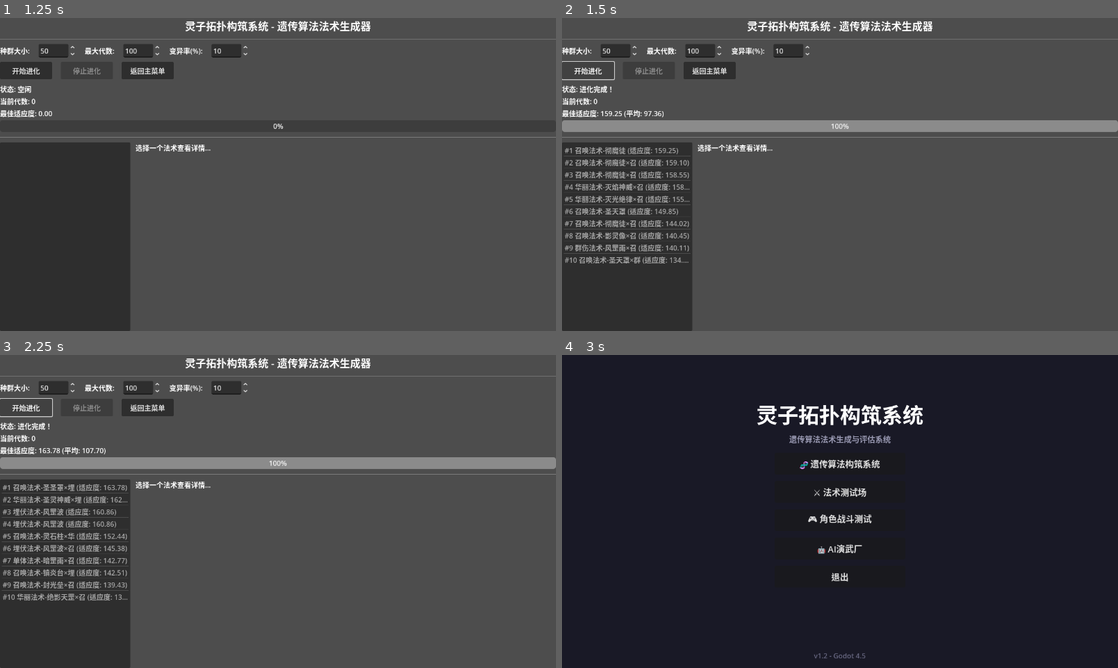
Above: before the commit, frames 1-4 (two rows, left to right).
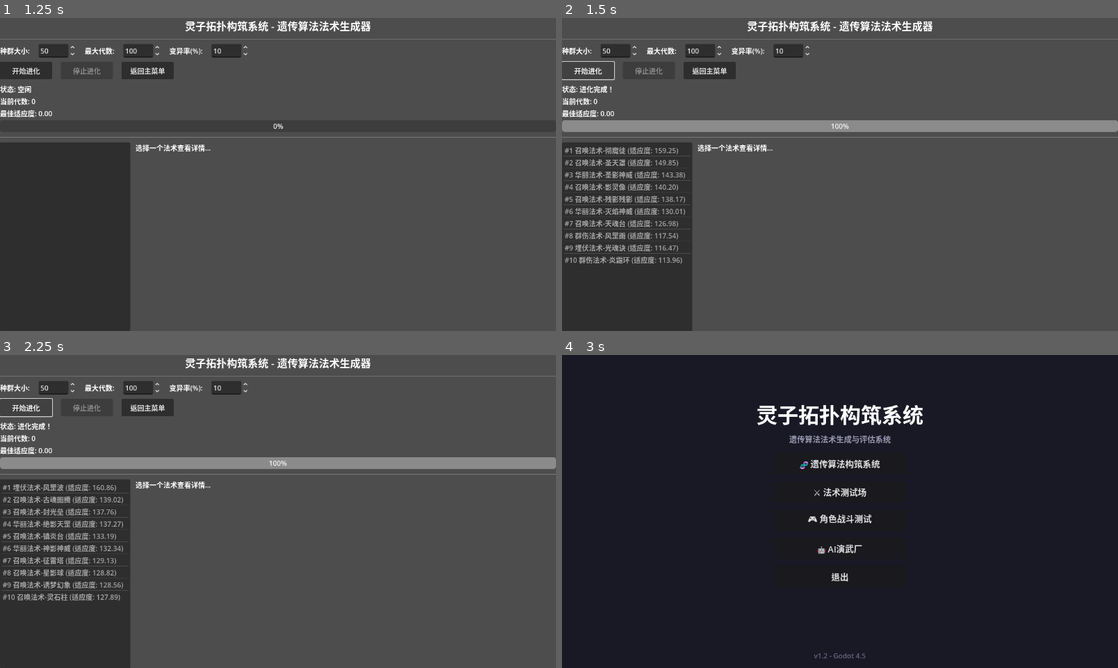
Above: after the commit, the same moments.

Repository: gdszyy/lingzi-topology-system
Game: Godot game, scene res://scenes/main_menu/main_menu.tscn
Two runs of this game, one before a commit and one after it. Both use one fixed random seed, a clock stepped at 60 frames per second and the inputs below.
Inputs:
- Up to frame 1 (1.25 s): click "🧬 遗传算法构筑系统" at 0.5 s
- Up to frame 2 (1.5 s): click "开始进化" at 1.25 s
- Up to frame 3 (2.25 s): click "开始进化" at 2 s
- Up to frame 4 (3 s): click "返回主菜单" at 2.75 s

Frame 1 is identical in both runs. In frame 2, 1.9% of the frame differs, in the area x 2-23%, y 29-79%; in frame 3, 2.0%; in frame 4, nothing differs.
Error after the commit: Parse Error: Cannot find member "TIMER" in base "TriggerData.TriggerType". (res://scripts/genetic_algorithm/genetic_operators.gd:178)

Commit message:
fix: resolve syntax errors and missing class_name in genetic_operators.gd

Diff:
--- a/scripts/genetic_algorithm/genetic_operators.gd
+++ b/scripts/genetic_algorithm/genetic_operators.gd
@@ -104,260 +104,88 @@
 				new_rules_b.append(rule.clone_deep())
 			child_b.topology_rules = new_rules_b
 
+	for i in range(min(child_a.topology_rules.size(), child_b.topology_rules.size())):
+		if randf() < crossover_config.action_swap_rate:
+			var rule_a = child_a.topology_rules[i]
+			var rule_b = child_b.topology_rules[i]
+			if rule_a.actions.size() > 0 and rule_b.actions.size() > 0:
+				var idx_a = randi() % rule_a.actions.size()
+				var idx_b = randi() % rule_b.actions.size()
+				var temp = rule_a.actions[idx_a]
+				rule_a.actions[idx_a] = rule_b.actions[idx_b]
+				rule_b.actions[idx_b] = temp
+
 func mutate(spell: SpellCoreData) -> void:
-	_mutate_carrier(spell)
-
-	_mutate_rules_structure(spell)
+	_mutate_carrier(spell.carrier)
+
+	if randf() < mutation_config.add_rule_rate and spell.topology_rules.size() < mutation_config.max_rules:
+		spell.topology_rules.append(_generate_random_rule())
+
+	if randf() < mutation_config.remove_rule_rate and spell.topology_rules.size() > mutation_config.min_rules:
+		spell.topology_rules.remove_at(randi() % spell.topology_rules.size())
 
 	for rule in spell.topology_rules:
 		_mutate_rule(rule)
 
-	_ensure_valid_spell(spell)
-
-func _mutate_carrier(spell: SpellCoreData) -> void:
-	if spell.carrier == null:
-		return
-
-	var carrier = spell.carrier
-
-	if randf() < mutation_config.categorical_mutation_rate:
-		carrier.phase = randi() % 3
-
-	if randf() < mutation_config.categorical_mutation_rate * 0.5:
-		var old_type = carrier.carrier_type
-		carrier.carrier_type = randi() % 3
-		if carrier.carrier_type == CarrierConfigData.CarrierType.MINE:
-			carrier.velocity = 0.0
-			carrier.homing_strength = 0.0
-			if carrier.lifetime < 5.0:
-				carrier.lifetime = randf_range(5.0, 15.0)
-		elif carrier.carrier_type == CarrierConfigData.CarrierType.SLOW_ORB:
-			if carrier.velocity > 150.0 or carrier.velocity == 0.0:
-				carrier.velocity = randf_range(30.0, 150.0)
-		elif old_type == CarrierConfigData.CarrierType.MINE:
-			carrier.velocity = randf_range(200.0, 600.0)
-
-	if randf() < mutation_config.numeric_mutation_rate:
-		carrier.mass = _mutate_numeric(carrier.mass, 0.3, 10.0)
-
-	if randf() < mutation_config.numeric_mutation_rate:
-		match carrier.carrier_type:
-			CarrierConfigData.CarrierType.MINE:
-				pass
-			CarrierConfigData.CarrierType.SLOW_ORB:
-				carrier.velocity = _mutate_numeric(carrier.velocity, 20.0, 150.0)
-			_:
-				carrier.velocity = _mutate_numeric(carrier.velocity, 50.0, 1000.0)
-
-	if randf() < mutation_config.numeric_mutation_rate:
-		carrier.lifetime = _mutate_numeric(carrier.lifetime, 0.5, 15.0)
-
-	if randf() < mutation_config.numeric_mutation_rate:
-		carrier.size = _mutate_numeric(carrier.size, 0.2, 3.0)
-
-	if randf() < mutation_config.numeric_mutation_rate:
-		carrier.piercing = clampi(carrier.piercing + randi_range(-1, 1), 0, 5)
-
-	if randf() < mutation_config.numeric_mutation_rate and carrier.carrier_type != CarrierConfigData.CarrierType.MINE:
-		carrier.homing_strength = _mutate_numeric(carrier.homing_strength, 0.0, 1.0)
-
-	if randf() < mutation_config.numeric_mutation_rate:
-		carrier.instability_cost = _mutate_numeric(carrier.instability_cost, 0.0, 10.0)
-
-func _mutate_rules_structure(spell: SpellCoreData) -> void:
-	if randf() < mutation_config.add_rule_rate and spell.topology_rules.size() < mutation_config.max_rules:
-		var new_rule = _generate_random_rule()
-		new_rule.rule_name = "变异规则_%d" % spell.topology_rules.size()
-		spell.topology_rules.append(new_rule)
-
-	if randf() < mutation_config.remove_rule_rate and spell.topology_rules.size() > mutation_config.min_rules:
-		var remove_index = randi() % spell.topology_rules.size()
-		spell.topology_rules.remove_at(remove_index)
+func _mutate_carrier(carrier: CarrierConfigData) -> void:
+	if carrier == null: return
+
+	if randf() < mutation_config.numeric_mutation_rate:
+		carrier.mass *= randf_range(1.0 - mutation_config.numeric_mutation_strength, 1.0 + mutation_config.numeric_mutation_strength)
+	if randf() < mutation_config.numeric_mutation_rate:
+		carrier.velocity *= randf_range(1.0 - mutation_config.numeric_mutation_strength, 1.0 + mutation_config.numeric_mutation_strength)
+	if randf() < mutation_config.numeric_mutation_rate:
+		carrier.lifetime *= randf_range(1.0 - mutation_config.numeric_mutation_strength, 1.0 + mutation_config.numeric_mutation_strength)
+	if randf() < mutation_config.numeric_mutation_rate:
+		carrier.size *= randf_range(1.0 - mutation_config.numeric_mutation_strength, 1.0 + mutation_config.numeric_mutation_strength)
 
 func _mutate_rule(rule: TopologyRuleData) -> void:
 	if randf() < mutation_config.replace_trigger_rate:
 		rule.trigger = _generate_random_trigger()
-	elif rule.trigger != null:
-		_mutate_trigger(rule.trigger)
-
-	_mutate_actions_structure(rule)
+
+	if randf() < mutation_config.add_action_rate and rule.actions.size() < mutation_config.max_actions_per_rule:
+		rule.actions.append(_generate_random_action())
+
+	if randf() < mutation_config.remove_action_rate and rule.actions.size() > 1:
+		rule.actions.remove_at(randi() % rule.actions.size())
 
 	for action in rule.actions:
 		_mutate_action(action)
 
-func _mutate_trigger(trigger: TriggerData) -> void:
-	if trigger is OnTimerTrigger:
-		var timer = trigger as OnTimerTrigger
-		if randf() < mutation_config.numeric_mutation_rate:
-			timer.delay = _mutate_numeric(timer.delay, 0.1, 5.0)
-		if randf() < mutation_config.numeric_mutation_rate:
-			timer.repeat_interval = _mutate_numeric(timer.repeat_interval, 0.0, 3.0)
-
-	elif trigger is OnProximityTrigger:
-		var prox = trigger as OnProximityTrigger
-		if randf() < mutation_config.numeric_mutation_rate:
-			prox.detection_radius = _mutate_numeric(prox.detection_radius, 20.0, 300.0)
-
-func _mutate_actions_structure(rule: TopologyRuleData) -> void:
-	if randf() < mutation_config.add_action_rate and rule.actions.size() < mutation_config.max_actions_per_rule:
-		var new_action = _generate_random_action(false)
-		rule.actions.append(new_action)
-
-	if randf() < mutation_config.remove_action_rate and rule.actions.size() > 1:
-		var remove_index = randi() % rule.actions.size()
-		rule.actions.remove_at(remove_index)
-
 func _mutate_action(action: ActionData) -> void:
 	if action is DamageActionData:
-		var dmg = action as DamageActionData
 		if randf() < mutation_config.numeric_mutation_rate:
-			dmg.damage_value = _mutate_numeric(dmg.damage_value, 1.0, 100.0)
+			action.damage_value *= randf_range(1.0 - mutation_config.numeric_mutation_strength, 1.0 + mutation_config.numeric_mutation_strength)
+	elif action is FissionActionData:
+		if randf() < mutation_config.numeric_mutation_rate:
+			action.spawn_count = clampi(action.spawn_count + (randi() % 3 - 1), 2, 10)
+	elif action is ApplyStatusActionData:
 		if randf() < mutation_config.categorical_mutation_rate:
-			dmg.damage_type = randi() % 4
-		if randf() < mutation_config.numeric_mutation_rate:
-			dmg.damage_multiplier = _mutate_numeric(dmg.damage_multiplier, 0.5, 2.0)
-
-	elif action is FissionActionData:
-		var fission = action as FissionActionData
-		if randf() < mutation_config.numeric_mutation_rate:
-			fission.spawn_count = clampi(fission.spawn_count + randi_range(-2, 2), 1, 12)
-		if randf() < mutation_config.numeric_mutation_rate:
-			fission.spread_angle = _mutate_numeric(fission.spread_angle, 10.0, 360.0)
-		if randf() < mutation_config.numeric_mutation_rate:
-			fission.inherit_velocity = _mutate_numeric(fission.inherit_velocity, 0.1, 1.0)
-
-	elif action is ApplyStatusActionData:
-		var status = action as ApplyStatusActionData
-		if randf() < mutation_config.categorical_mutation_rate:
-			status.status_type = randi() % 6
-		if randf() < mutation_config.numeric_mutation_rate:
-			status.duration = _mutate_numeric(status.duration, 0.5, 10.0)
-		if randf() < mutation_config.numeric_mutation_rate:
-			status.effect_value = _mutate_numeric(status.effect_value, 1.0, 30.0)
-
-	elif action is AreaEffectActionData:
-		var area = action as AreaEffectActionData
-		if randf() < mutation_config.categorical_mutation_rate:
-			area.area_shape = randi() % 4
-		if randf() < mutation_config.numeric_mutation_rate:
-			area.radius = _mutate_numeric(area.radius, 20.0, 200.0)
-		if randf() < mutation_config.numeric_mutation_rate:
-			area.damage_value = _mutate_numeric(area.damage_value, 1.0, 80.0)
-
-	# 召唤动作变异 - 支持所有召唤实体类型
-	elif action is SummonActionData:
-		var summon = action as SummonActionData
-		if randf() < mutation_config.categorical_mutation_rate:
-			summon.summon_type = randi() % 6  # TURRET, MINION, ORBITER, DECOY, BARRIER, TOTEM
-		if randf() < mutation_config.categorical_mutation_rate:
-			summon.behavior_mode = randi() % 4
-		if randf() < mutation_config.numeric_mutation_rate:
-			summon.summon_count = clampi(summon.summon_count + randi_range(-1, 1), 1, 5)
-		if randf() < mutation_config.numeric_mutation_rate:
-			summon.summon_duration = _mutate_numeric(summon.summon_duration, 3.0, 20.0)
-		if randf() < mutation_config.numeric_mutation_rate:
-			summon.summon_health = _mutate_numeric(summon.summon_health, 20.0, 150.0)
-		if randf() < mutation_config.numeric_mutation_rate:
-			summon.summon_damage = _mutate_numeric(summon.summon_damage, 5.0, 50.0)
-		# 环绕体特殊参数变异
-		if summon.summon_type == SummonActionData.SummonType.ORBITER:
-			if randf() < mutation_config.numeric_mutation_rate:
-				summon.orbit_radius = _mutate_numeric(summon.orbit_radius, 30.0, 150.0)
-			if randf() < mutation_config.numeric_mutation_rate:
-				summon.orbit_speed = _mutate_numeric(summon.orbit_speed, 1.0, 5.0)
-		# 图腾特殊参数变异
-		if summon.summon_type == SummonActionData.SummonType.TOTEM:
-			if randf() < mutation_config.numeric_mutation_rate:
-				summon.totem_effect_radius = _mutate_numeric(summon.totem_effect_radius, 50.0, 200.0)
-			if randf() < mutation_config.numeric_mutation_rate:
-				summon.totem_effect_interval = _mutate_numeric(summon.totem_effect_interval, 0.3, 2.0)
-
-	# 链式动作变异 - 华丽视觉效果
-	elif action is ChainActionData:
-		var chain = action as ChainActionData
-		if randf() < mutation_config.categorical_mutation_rate:
-			chain.chain_type = randi() % 4  # LIGHTNING, FIRE, ICE, VOID
-		if randf() < mutation_config.categorical_mutation_rate:
-			chain.target_selection = randi() % 4
-		if randf() < mutation_config.numeric_mutation_rate:
-			chain.chain_count = clampi(chain.chain_count + randi_range(-1, 2), 2, 8)
-		if randf() < mutation_config.numeric_mutation_rate:
-			chain.chain_range = _mutate_numeric(chain.chain_range, 100.0, 400.0)
-		if randf() < mutation_config.numeric_mutation_rate:
-			chain.chain_damage = _mutate_numeric(chain.chain_damage, 10.0, 60.0)
-		if randf() < mutation_config.numeric_mutation_rate:
-			chain.chain_damage_decay = _mutate_numeric(chain.chain_damage_decay, 0.5, 0.95)
-		# 分叉变异（增加华丽度）
-		if randf() < mutation_config.numeric_mutation_rate * 0.5:
-			if chain.fork_chance == 0 and randf() < 0.3:
-				chain.fork_chance = randf_range(0.15, 0.4)
-				chain.fork_count = randi_range(1, 2)
-			elif chain.fork_chance > 0:
-				chain.fork_chance = _mutate_numeric(chain.fork_chance, 0.0, 0.6)
-
-func _mutate_numeric(value: float, min_val: float, max_val: float) -> float:
-	var mutation_amount = value * mutation_config.numeric_mutation_strength * randf_range(-1.0, 1.0)
-	return clampf(value + mutation_amount, min_val, max_val)
-
-func _ensure_valid_spell(spell: SpellCoreData) -> void:
-	if spell.carrier == null:
-		spell.carrier = CarrierConfigData.new()
-
-	if spell.topology_rules.is_empty():
-		var rule = TopologyRuleData.new()
-		rule.rule_name = "默认规则"
-		rule.trigger = TriggerData.new()
-		rule.trigger.trigger_type = TriggerData.TriggerType.ON_CONTACT
-		var damage = DamageActionData.new()
-		damage.damage_value = 10.0
-		rule.actions.append(damage)
-		spell.topology_rules.append(rule)
-
-	for rule in spell.topology_rules:
-		if rule.trigger == null:
-			rule.trigger = TriggerData.new()
-		if rule.actions.is_empty():
-			var damage = DamageActionData.new()
-			damage.damage_value = randf_range(10.0, 30.0)
-			rule.actions.append(damage)
-		else:
-			for action in rule.actions:
-				if action is DamageActionData:
-					var dmg = action as DamageActionData
-					if dmg.damage_value <= 0:
-						dmg.damage_value = randf_range(10.0, 30.0)
+			action.status_type = randi() % 6
 
 func _generate_random_rule() -> TopologyRuleData:
 	var rule = TopologyRuleData.new()
-	rule.rule_name = "规则_%d" % randi()
 	rule.trigger = _generate_random_trigger()
-
-	var action_count = randi_range(1, 3)
-	var actions_array: Array[ActionData] = []
-	for i in range(action_count):
-		actions_array.append(_generate_random_action(i == 0))
-	rule.actions = actions_array
-
+	rule.actions.append(_generate_random_action())
 	return rule
 
 func _generate_random_trigger() -> TriggerData:
-	var trigger_type = randi() % 4
+	var type = randi() % 4
 	var trigger: TriggerData
-
-	match trigger_type:
-		TriggerData.TriggerType.ON_CONTACT:
+	match type:
+		0:
+			trigger = OnTimerTrigger.new()
+			trigger.trigger_type = TriggerData.TriggerType.TIMER
+			trigger.interval = randf_range(0.5, 3.0)
+		1:
+			trigger = OnProximityTrigger.new()
+			trigger.trigger_type = TriggerData.TriggerType.PROXIMITY
+			trigger.radius = randf_range(50.0, 150.0)
+			trigger.target_group = "enemy"
+		2:
 			trigger = TriggerData.new()
-			trigger.trigger_type = TriggerData.TriggerType.ON_CONTACT
-		TriggerData.TriggerType.ON_TIMER:
-			var timer_trigger = OnTimerTrigger.new()
-			timer_trigger.delay = randf_range(0.5, 3.0)
-			timer_trigger.repeat_interval = randf_range(0.5, 2.0) if randf() < 0.3 else 0.0
-			trigger = timer_trigger
-		TriggerData.TriggerType.ON_PROXIMITY:
-			var prox_trigger = OnProximityTrigger.new()
-			prox_trigger.detection_radius = randf_range(50.0, 200.0)
-			trigger = prox_trigger
-		_:
+			trigger.trigger_type = TriggerData.TriggerType.ON_HIT
+		3:
 			trigger = TriggerData.new()
 			trigger.trigger_type = TriggerData.TriggerType.ON_DEATH
 
@@ -399,7 +227,7 @@
 			area.damage_value = randf_range(5.0, 30.0)
 			return area
 
-		4:  # 召唤动作 - 支持所有召唤实体类型
+		ActionData.ActionType.SUMMON:
 			var summon = SummonActionData.new()
 			summon.summon_type = randi() % 6  # TURRET, MINION, ORBITER, DECOY, BARRIER, TOTEM
 			summon.behavior_mode = randi() % 4
@@ -414,7 +242,7 @@
 				summon.summon_count = randi_range(2, 4)
 			return summon
 
-		5:  # 链式动作 - 华丽视觉效果
+		ActionData.ActionType.CHAIN:
 			var chain = ChainActionData.new()
 			chain.chain_type = randi() % 4  # LIGHTNING, FIRE, ICE, VOID
 			chain.chain_count = randi_range(2, 5)
